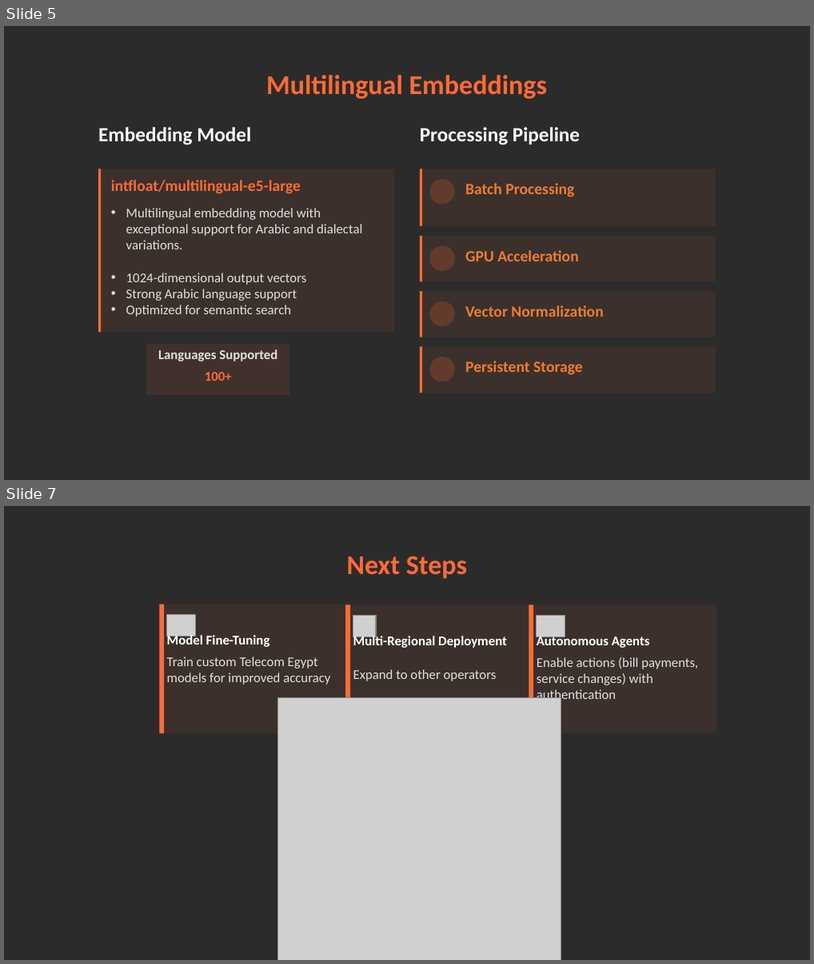
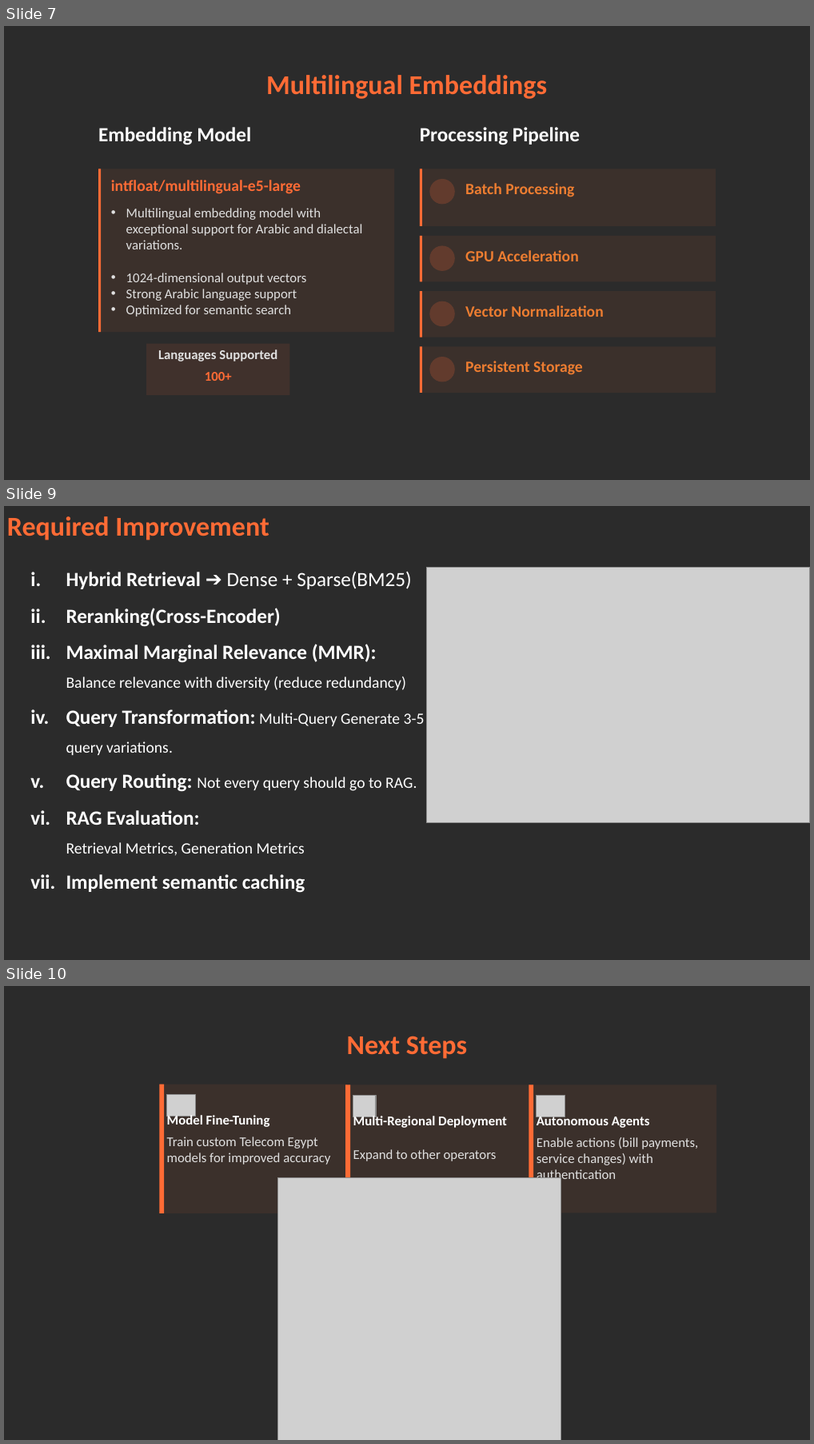
Before and after one commit to MohamedSaeed130/Telecom-Egypt-mini-chatbot, a slide deck: Telecom_Egypt_RAG_Presentation.pptx. Shown one above the other, each under a label of ours: slides 5 and 7 before the commit, slides 7, 9 and 10 after it; the slides between them are not shown. The pictures are 814x964 and 814x1444 pixels, drawn with LibreOffice and Linux fonts; fonts in the diff are those of the drawing; grey boxes stand for pictures; background and template pictures are left out; a plain dark background stands for a picture behind light text. Boxes give left, top, right and bottom in pixels: in the first picture for what was removed or moved away, otherwise in the second. Text is boxed around its words. In the diff, an @@ line names an element or a change of style, - is before the commit and + after.

```diff
--- a/Telecom_Egypt_RAG_Presentation.pptx
+++ b/Telecom_Egypt_RAG_Presentation.pptx
@@ slide 9 added at <box>4,506,810,960</box>, background picture (left out) @@
@@ text added at <box>7,516,269,540</box>, 24.4 pt, text #FF6B35, bold @@
+Required Improvement
@@ text added at <box>66,572,425,892</box>, 18 pt, text #FFFFFF @@
+i. Hybrid Retrieval ➔ Dense + Sparse(BM25)
+ii. Reranking(Cross-Encoder)
+iii. Maximal Marginal Relevance (MMR): Balance relevance with diversity (reduce redundancy)
+iv. Query Transformation: Multi-Query Generate 3-5 query variations.
+v. Query Routing: Not every query should go to RAG.
+vi. RAG Evaluation:
+    Retrieval Metrics, Generation Metrics
+vii. Implement semantic caching
@@ picture added at <box>427,568,810,823</box> @@
@@ what was slide 5 is now slide 7 @@
@@ what was slide 7 is now slide 10 @@
```
Also in this commit, not shown: 3 slides changed, 3 other slides added, 1 slide removed, 1 other file.
